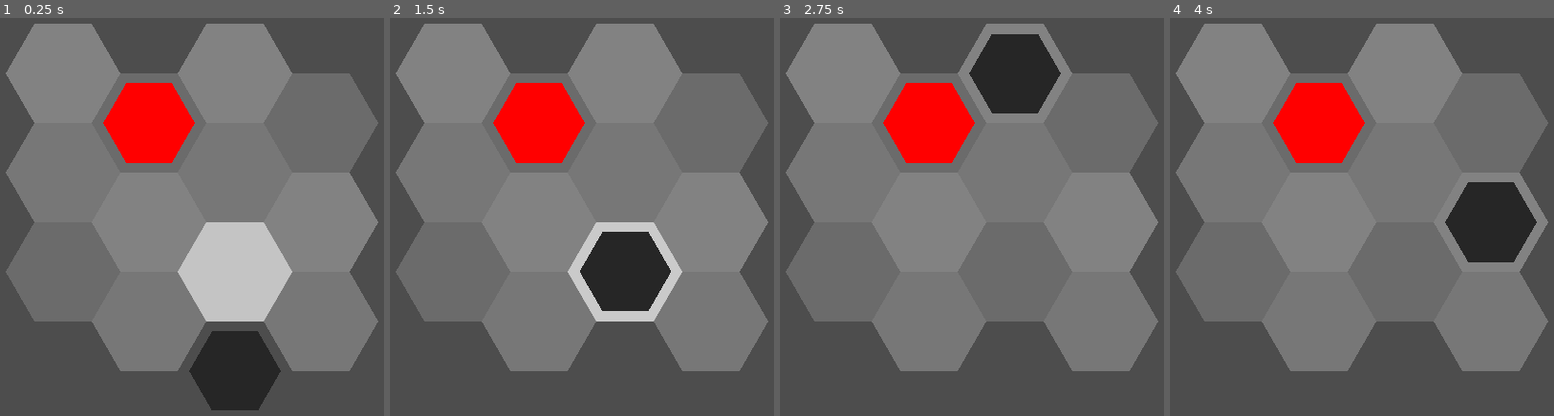
Above: before the commit, frames 1-4 (left to right).
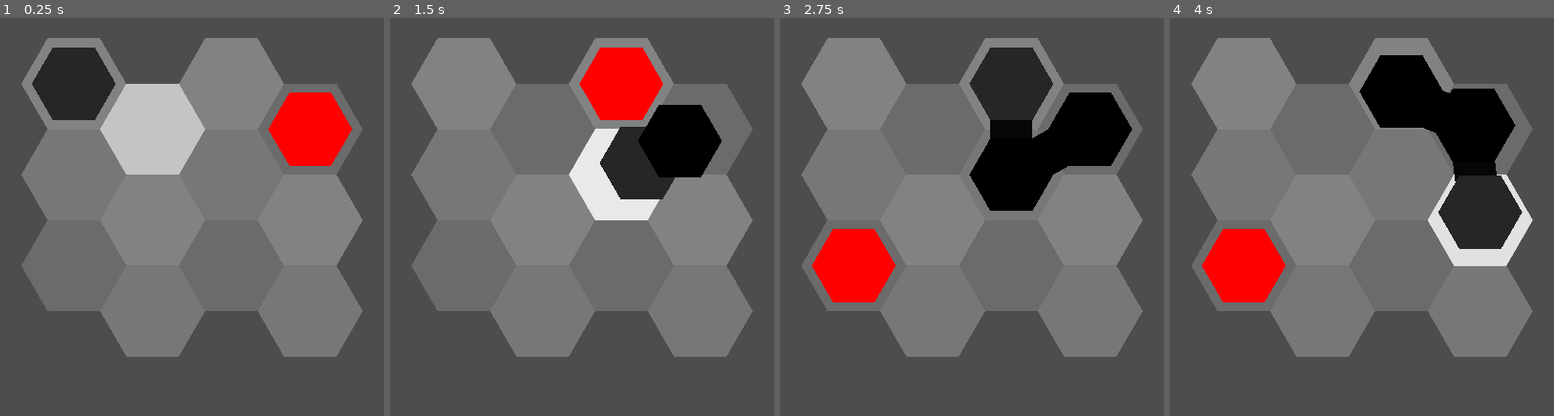
Above: after the commit, the same moments.

Repository: redpebble/sneksagon
Game: Godot game, scene res://scenes/map.tscn
Two runs of this game, one before a commit and one after it. Both use one fixed random seed, a clock stepped at 60 frames per second and the inputs below.
Inputs (mouse positions are in pixels of both pictures, inside the frame that each line leads up to):
- Up to frame 1 (0.25 s): no input
- Up to frame 2 (1.5 s): move the mouse to (708, 169) at 0.52 s; press the mouse at (708, 169) at 0.53 s; move the mouse to (466, 224) at 1.27 s; release the mouse at (466, 224) at 1.28 s; click (466, 224) at 1.35 s
- Up to frame 3 (2.75 s): move the mouse to (1029, 69) at 2.02 s; press the mouse at (1029, 69) at 2.03 s
- Up to frame 4 (4 s): move the mouse to (1335, 312) at 2.77 s; release the mouse at (1335, 312) at 2.78 s; click (1335, 312) at 2.85 s; move the mouse to (1534, 284) at 3.52 s; press the mouse at (1534, 284) at 3.53 s

The runs differ from the first frame. In frame 1, 30% of the frame differs, in the area x 1-99%, y 1-99%; in frame 2, 30%; in frame 3, 25%; in frame 4, 26%.

Commit message:
Changed snake spawn coordinates to (0, 0)

Diff:
--- a/scenes/map.gd
+++ b/scenes/map.gd
@@ -8,7 +8,7 @@
 func _ready() -> void:
 	MapManager.map_node = self
 	populate_grid()
-	$Snake.make_head(Vector2(2, 2))
+	$Snake.make_head(Vector2.ZERO)
 	MapManager.spawn_apple()
 
 func populate_grid():
--- a/scenes/singleton/map_manager.gd
+++ b/scenes/singleton/map_manager.gd
@@ -2,7 +2,7 @@
 
 const HEX_COL_RATIO = 0.75
 const HEX_ROW_RATIO = 0.866
-const HEX_SCALE: int = 60
+const HEX_SCALE: int = 55
 const HEX_WIDTH = 2 * HEX_SCALE
 
 var map_node: Node2D = null
